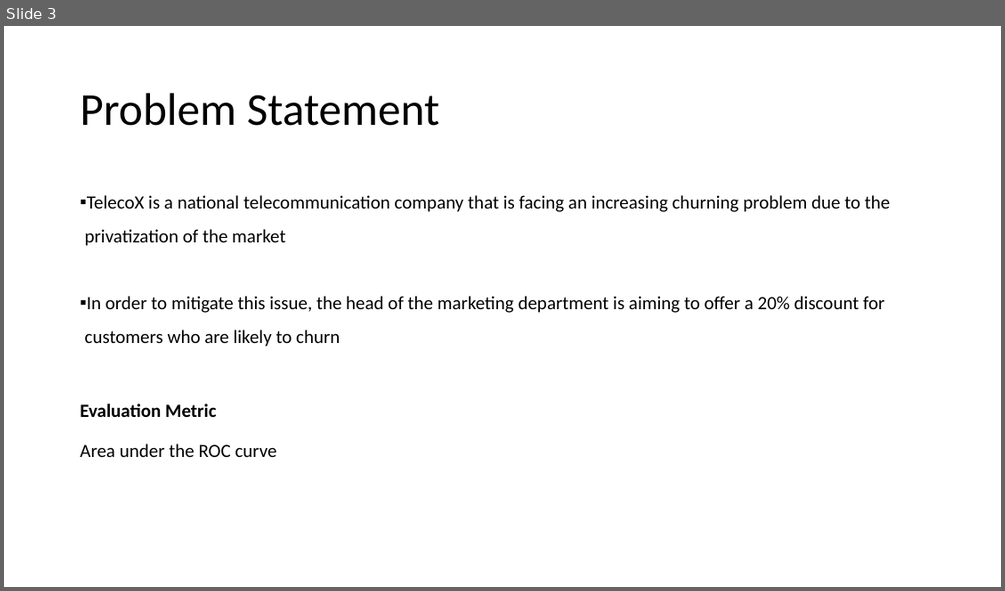
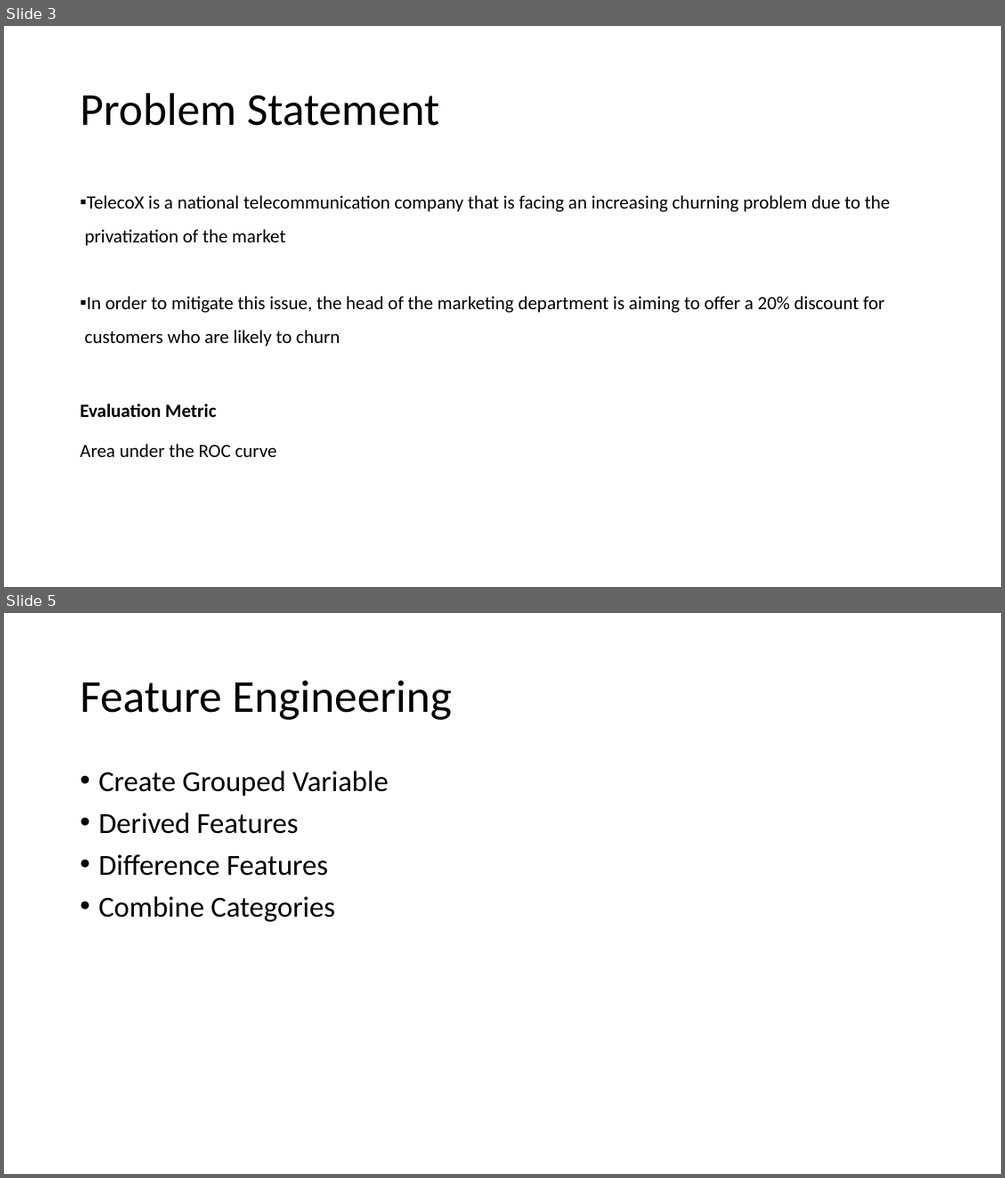
Before and after one commit to surajsharan/churn-prediction, a slide deck: Churn Prediction.pptm. Shown one above the other, each under a label of ours: slide 3 before the commit, slides 3 and 5 after it; the slides between them are not shown. The pictures are 1005x591 and 1005x1178 pixels, drawn with LibreOffice and Linux fonts; fonts in the diff are those of the drawing. Boxes give left, top, right and bottom in pixels: in the first picture for what was removed or moved away, otherwise in the second. Text is boxed around its words. In the diff, an @@ line names an element or a change of style, - is before the commit and + after.

```diff
--- a/Churn Prediction.pptm
+++ b/Churn Prediction.pptm
@@ slide 5 added at (4, 613, 1001, 1174), background #FFFFFF @@
@@ title added at (80, 680, 452, 720), 44 pt, text #000000 @@
+Feature Engineering
@@ text added at (98, 771, 388, 922), 28 pt, text #000000 @@
+• Create Grouped Variable
+• Derived Features
+• Difference Features
+• Combine Categories
```
Also in this commit, not shown: 1 slide changed, 1 other slide added, 1 slide removed.
